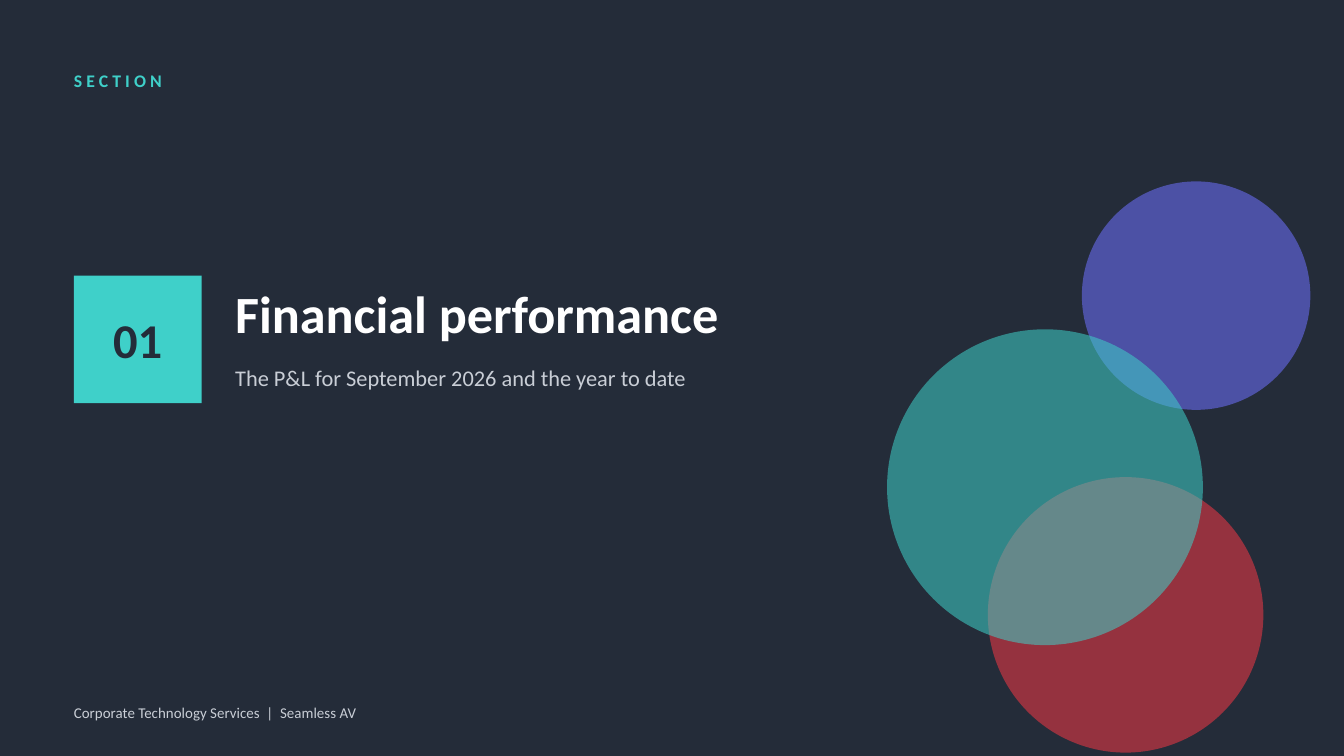
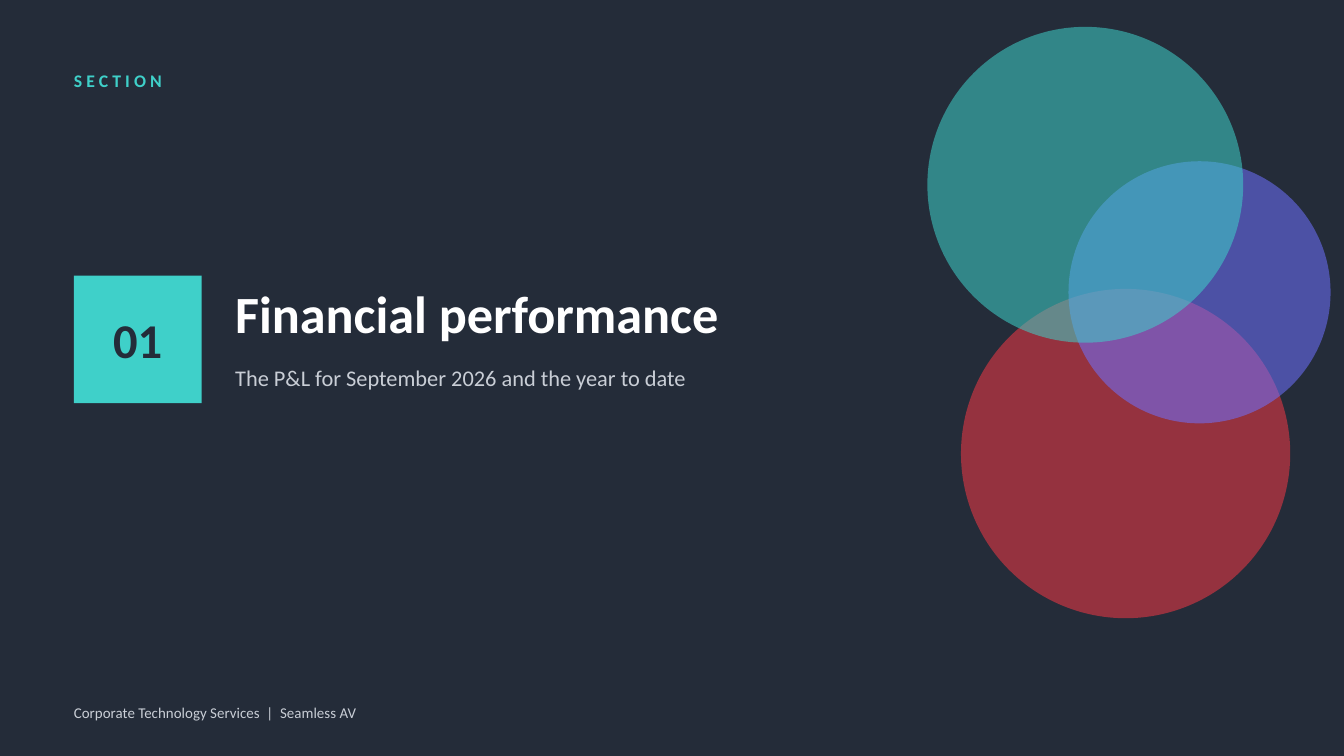
Before and after one commit to WesleyNelson-O33/Claude, a slide deck: slide 4 of deck/CTS Monthly Business Review - 30092026.pptx. Drawn at 1344x756 pixels with LibreOffice and Linux fonts; fonts in the diff are those of the drawing. Boxes give left, top, right and bottom in pixels: in the first picture for what was removed or moved away, otherwise in the second. Text is boxed around its words. In the diff, an @@ line names an element or a change of style, - is before the commit and + after.

```diff
--- a/deck/CTS Monthly Business Review - 30092026.pptx
+++ b/deck/CTS Monthly Business Review - 30092026.pptx
@@ ellipse: place and size @@
-ellipse at box(887, 329, 1203, 645)
+ellipse at box(927, 27, 1243, 343)
@@ ellipse: place and size @@
-ellipse at box(1082, 181, 1310, 410)
+ellipse at box(1068, 161, 1331, 423)
@@ ellipse: place and size @@
-ellipse at box(988, 477, 1263, 753)
+ellipse at box(961, 289, 1290, 618)
```
Also in this commit, not shown: 6 other slides changed, 2 other files.
